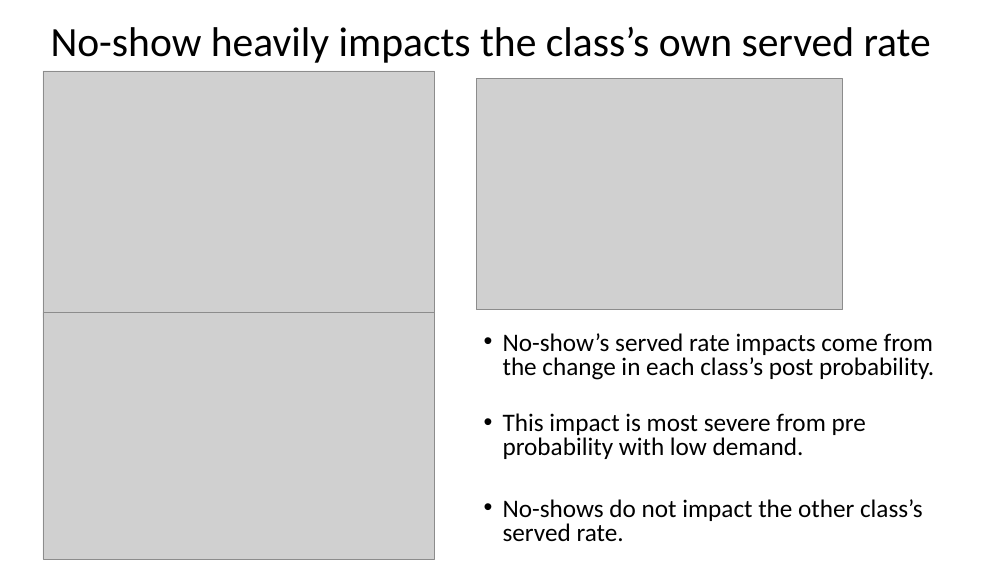
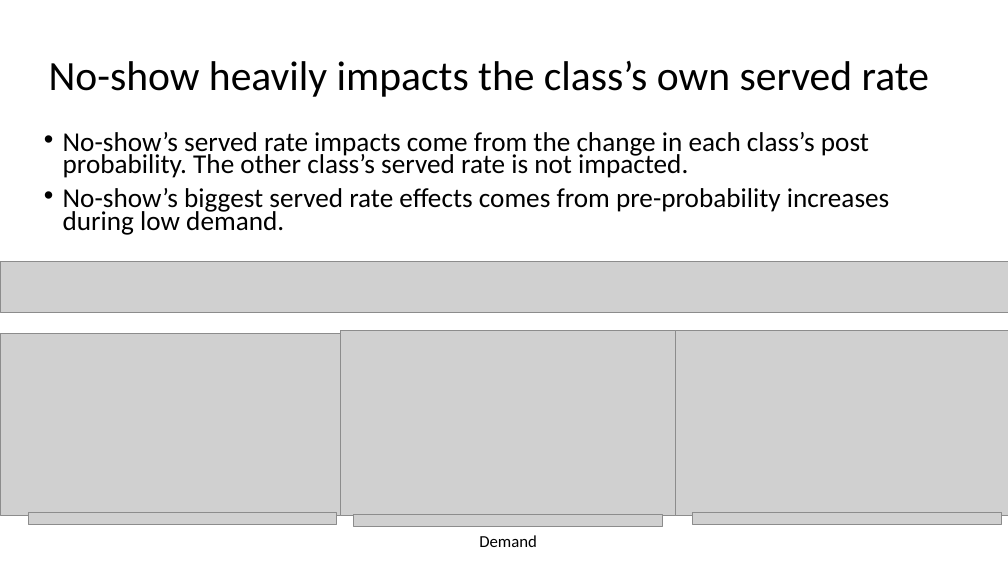
Before and after one commit to YcartXin/CUIMC-Appointment-Simulation, a slide deck: slide 10 of presentation/FCFS Presentation.pptx. Drawn at 1008x567 pixels with LibreOffice and Linux fonts; fonts in the diff are those of the drawing; grey boxes stand for pictures. Boxes give left, top, right and bottom in pixels: in the first picture for what was removed or moved away, otherwise in the second. Text is boxed around its words. In the diff, an @@ line names an element or a change of style, - is before the commit and + after.

```diff
--- a/presentation/FCFS Presentation.pptx
+++ b/presentation/FCFS Presentation.pptx
@@ title "No-show heavily impacts the class’s ...": place and size @@
-title "No-show heavily impacts the class’s ..." at <box>51,27,931,63</box>
+title "No-show heavily impacts the class’s ..." at <box>49,61,929,97</box>
@@ text at <box>63,132,889,235</box>: text changed; size 24 to 25.9 pt @@
-• No-show’s served rate impacts come from the change in each class’s post probability.
-• This impact is most severe from pre probability with low demand.
-• No-shows do not impact the other class’s served rate.
+• No-show’s served rate impacts come from the change in each class’s post probability. The other class’s served rate is not impacted.
+• No-show’s biggest served rate effects comes from pre-probability increases during low demand.
@@ picture added at <box>0,262,1008,313</box> @@
@@ picture: place and size @@
-picture at <box>43,71,435,318</box>
+picture at <box>0,333,340,516</box>
@@ picture: place and size @@
-picture at <box>476,79,843,310</box>
+picture at <box>340,330,676,516</box>
@@ picture: place and size @@
-picture at <box>43,312,435,559</box>
+picture at <box>676,330,1008,516</box>
@@ picture added at <box>28,513,337,524</box> @@
@@ picture added at <box>354,514,662,526</box> @@
@@ text added at <box>479,535,537,547</box>, 16 pt, text #000000 @@
+Demand
@@ picture added at <box>693,513,1001,524</box> @@
```
Also in this commit, not shown: 5 other slides changed, 5 slides added, 17 other files.
